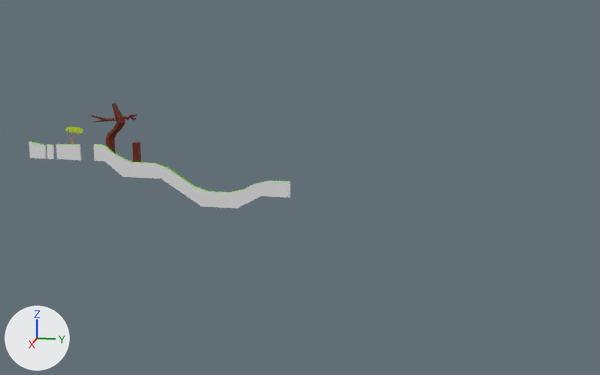
Two versions of the Blender file Imports/ForestMap.blend, one commit apart.
One viewpoint serves both versions: a 50 mm camera at (253.1, 115.2, 50.4) aimed at (-1.7, 64.2, -13.3). Every picture has the same lights, and +X, +Y and +Z are marked at lower left. The picture after the commit comes second.

Before the edit, the objects in view are built like this:
```python
me_arbolitoplaceholder = bpy.data.meshes.new('ArbolitoPlaceHolder')
me_arbolitoplaceholder.from_pydata(...)  # a box spanning x -0.579..-0.038, y -0.431..0.11, z -0.123..-0.021
me_arbolitoplaceholder.materials.append(mat_arbolitoplaceholder)  # picture img_arbolitoplaceholder_png
me_cube = bpy.data.meshes.new('Cube')
me_cube.from_pydata(...)  # 256 vertices, 222 faces; spans x -3.2..1.2, y -10.6..79.2, z -5.9..5.8
# faces by material slot: [50, 16, 156]
me_cube.materials.append(mat_material)  # white #e7e7e7
me_cube.materials.append(mat_green)  # green #83e700
me_cube.materials.append(mat_brown)  # brown #6c1b00
ob_arbolitoplaceholder_col = bpy.data.objects.new('ArbolitoPlaceHolder-col', me_arbolitoplaceholder)
ob_arbolitoplaceholder_col.location = (-0.2, -8.2, 2.9)
ob_arbolitoplaceholder_col.rotation_euler = (-1.571, 0.0, 1.571)  # degrees (-90, 0, 90)
ob_arbolitoplaceholder_col.scale = (12.5, -12.5, -12.5)
ob_base_col = bpy.data.objects.new('Base-col', me_cube)
ob_base_col.location = (0.0, -17.8, -4.2)
ob_base_col.scale = (1.0, 1.0, 2.81)
```
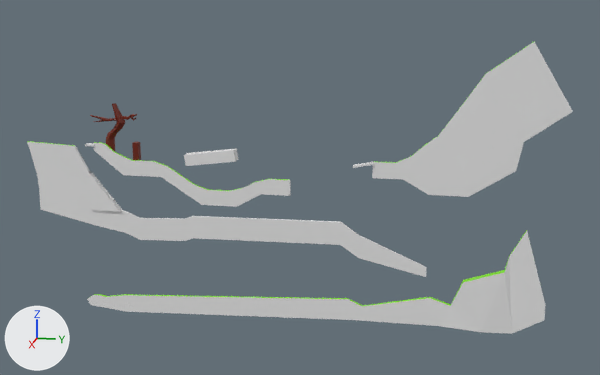
Where the change shows, as pixel boxes [x1, y1, x2, y2] in the pictures (600 x 375 px):
```json
{"object": "Base-col", "change": "reshaped", "before": [29, 103, 291, 208], "after": [28, 42, 573, 334], "on screen": "108% wider, 176% taller"}
{"object": "step-col", "change": "added", "after": [85, 143, 373, 212]}
{"object": "ArbolitoPlaceHolder-col", "change": "deleted", "before": [66, 127, 83, 144]}
{"part": 1, "of": "me_cube", "change": "rebuilt", "before": [94, 144, 291, 208], "after": [93, 142, 291, 207]}
{"part": 2, "of": "me_cube", "change": "added", "after": [87, 230, 546, 334]}
{"part": 3, "of": "me_cube", "change": "added", "after": [28, 141, 427, 277]}
{"part": 4, "of": "me_cube", "change": "added", "after": [372, 42, 573, 197]}
{"part": 5, "of": "me_cube", "change": "deleted", "before": [47, 144, 54, 159]}
```

The change, as JSON lines over the scene's bpy script:
```json
{"block": "me_cube", "where": "# used by ob_base_col; location = (0.0, -17.8, -4.2); scale = (1.0, 1.0, 2.81)"}
{"op": "remove", "block": "me_cube", "code": "me_cube.from_pydata(...)  # 256 vertices, 222 faces; spans x -3.2..1.2, y -10.6..79.2, z -5.9..5.8"}
{"op": "add", "block": "me_cube", "code": "me_cube.from_pydata(...)  # 370 vertices, 324 faces; spans x -3.2..1.2, y -11.1..163.8, z -19.8..13.6"}
{"block": "me_cube", "change": "me_cube part 1: the loose piece of 56 vertices spanning x -0.4..0.4, y 12.8..79.2, z -5.9..1.0 is rebuilt with 56 vertices and now spans x -0.4..0.4, y 12.8..79.2, z -5.7..1.2"}
{"block": "me_cube", "change": "me_cube part 2: a new loose piece of 56 vertices spanning x -1.2..1.2, y 6.9..160.2, z -19.8..-6.7"}
{"block": "me_cube", "change": "me_cube part 3: a new loose piece of 44 vertices spanning x -0.4..0.4, y -11.1..123.3, z -12.8..1.0"}
{"block": "me_cube", "change": "me_cube part 4: a new loose piece of 38 vertices spanning x -0.6..0.6, y 105.5..163.8, z -3.2..13.6"}
{"block": "me_cube", "change": "me_cube part 5: the loose piece of 8 vertices spanning x -0.4..0.4, y -4.1..-2.1, z -1.0..0.7 is deleted"}
{"block": "me_cube", "change": "other edits to the shape of me_cube do not show in these pictures"}
{"op": "add", "block": "me_cube_002", "code": ["me_cube_002 = bpy.data.meshes.new('Cube.002')", "me_cube_002.from_pydata(...)  # 112 vertices, 64 faces; spans x -1.8..1.8, y -1.0..59.8, z -74.7..1.2"]}
{"op": "remove", "block": "ob_arbolitoplaceholder_col", "code": ["ob_arbolitoplaceholder_col = bpy.data.objects.new('ArbolitoPlaceHolder-col', me_arbolitoplaceholder)", "ob_arbolitoplaceholder_col.location = (-0.2, -8.2, 2.9)", "ob_arbolitoplaceholder_col.rotation_euler = (-1.571, 0.0, 1.571)  # degrees (-90, 0, 90)", "ob_arbolitoplaceholder_col.scale = (12.5, -12.5, -12.5)"]}
{"op": "add", "block": "ob_step_col", "code": ["ob_step_col = bpy.data.objects.new('step-col', me_cube_002)", "ob_step_col.location = (0.0, -6.3, -1.7)", "ob_step_col.scale = (1.0, 1.57, 0.298)"]}
```
